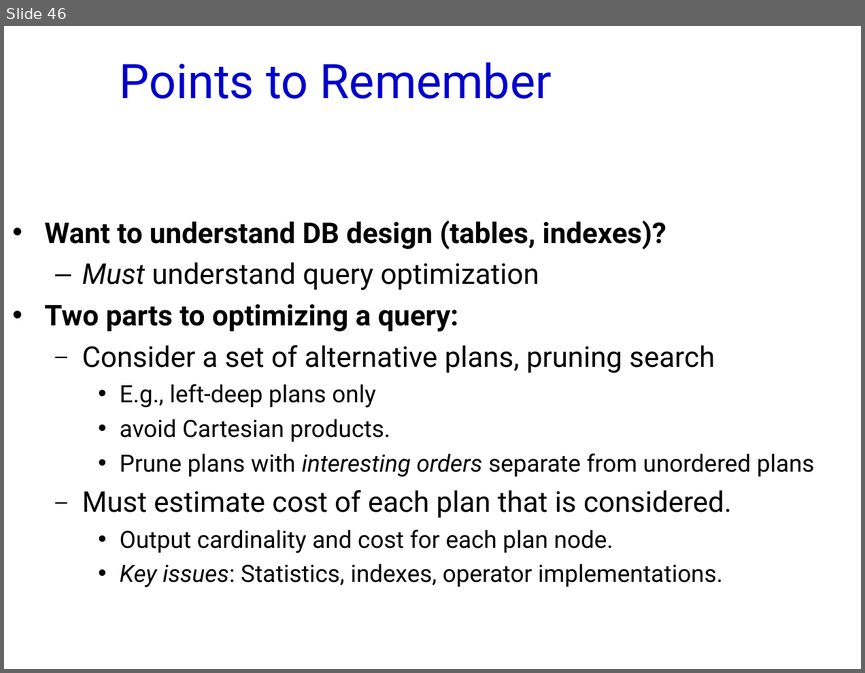
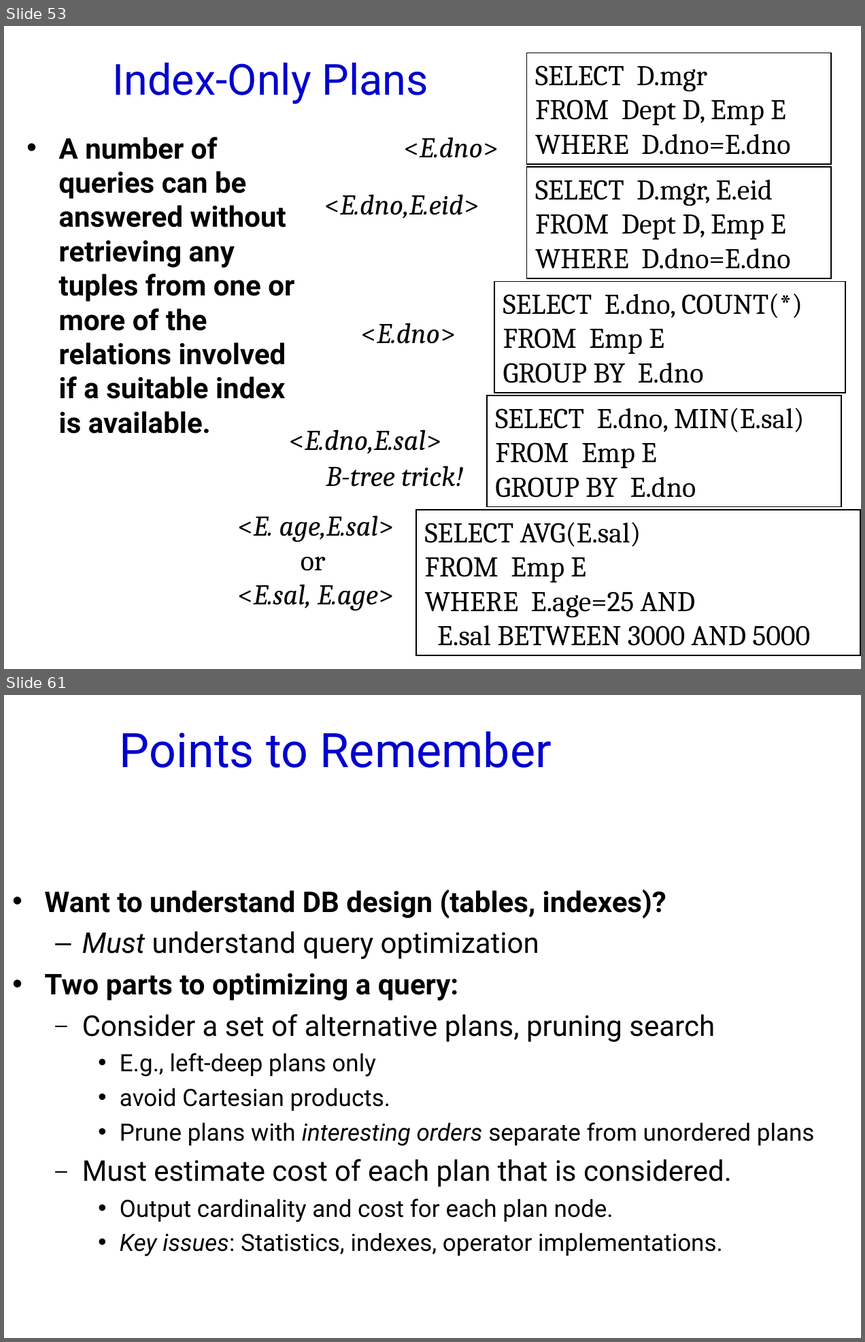
Before and after one commit to jhellerstein/cs186-09, a slide deck: lecs/16.QueryOpt.ppt. Shown one above the other, each under a label of ours: slide 46 before the commit, slides 53 and 61 after it; the slides between them are not shown. The pictures are 865x673 and 865x1342 pixels, drawn with LibreOffice and Linux fonts; fonts in the diff are those of the drawing; background and template pictures are left out. Boxes give left, top, right and bottom in pixels: in the first picture for what was removed or moved away, otherwise in the second. Text is boxed around its words. In the diff, an @@ line names an element or a change of style, - is before the commit and + after.

```diff
--- a/lecs/16.QueryOpt.ppt
+++ b/lecs/16.QueryOpt.ppt
@@ slide 53 added at (4, 26, 861, 669), background #FFFFFF @@
@@ title added at (112, 62, 428, 104), 36 pt, text #0000CC @@
+Index-Only Plans
@@ rectangle added at (527, 53, 831, 164), outline #000000 0.99 pt, 24 pt, text #000000 @@
+SELECT D.mgr
+FROM Dept D, Emp E
+WHERE D.dno=E.dno
@@ text added at (59, 137, 294, 433), 24 pt, text #000000, bold @@
+• A number of queries can be answered without retrieving any tuples from one or more of the relations involved if a suitable index is available.
@@ text added at (404, 137, 499, 158), 24 pt, text #000000, italic @@
+<E.dno>
@@ rectangle added at (527, 167, 831, 279), outline #000000 0.99 pt, 24 pt, text #000000 @@
+SELECT D.mgr, E.eid
+FROM Dept D, Emp E
+WHERE D.dno=E.dno
@@ text added at (324, 194, 479, 218), 24 pt, text #000000, italic @@
+<E.dno,E.eid>
@@ rectangle added at (494, 281, 845, 393), outline #000000 0.99 pt, 24 pt, text #000000 @@
+SELECT E.dno, COUNT(*)
+FROM Emp E
+GROUP BY E.dno
@@ text added at (361, 322, 456, 344), 24 pt, text #000000, italic @@
+<E.dno>
@@ rectangle added at (487, 395, 842, 507), outline #000000 0.99 pt, 24 pt, text #000000 @@
+SELECT E.dno, MIN(E.sal)
+FROM Emp E
+GROUP BY E.dno
@@ text added at (289, 429, 442, 454), 24 pt, text #000000, italic @@
+<E.dno,E.sal>
@@ text added at (326, 465, 463, 486), 24 pt, text #000000, italic @@
+B-tree trick!
@@ text added at (237, 515, 394, 611), 24 pt, text #000000, italic @@
+<E. age,E.sal>
+or
+<E.sal, E.age>
@@ rectangle added at (416, 509, 860, 655), outline #000000 0.99 pt, 24 pt, text #000000 @@
+SELECT AVG(E.sal)
+FROM Emp E
+WHERE E.age=25 AND
+E.sal BETWEEN 3000 AND 5000
@@ what was slide 46 is now slide 61 @@
```
Also in this commit, not shown: 14 slides changed, 14 other slides added, 1 other file.
